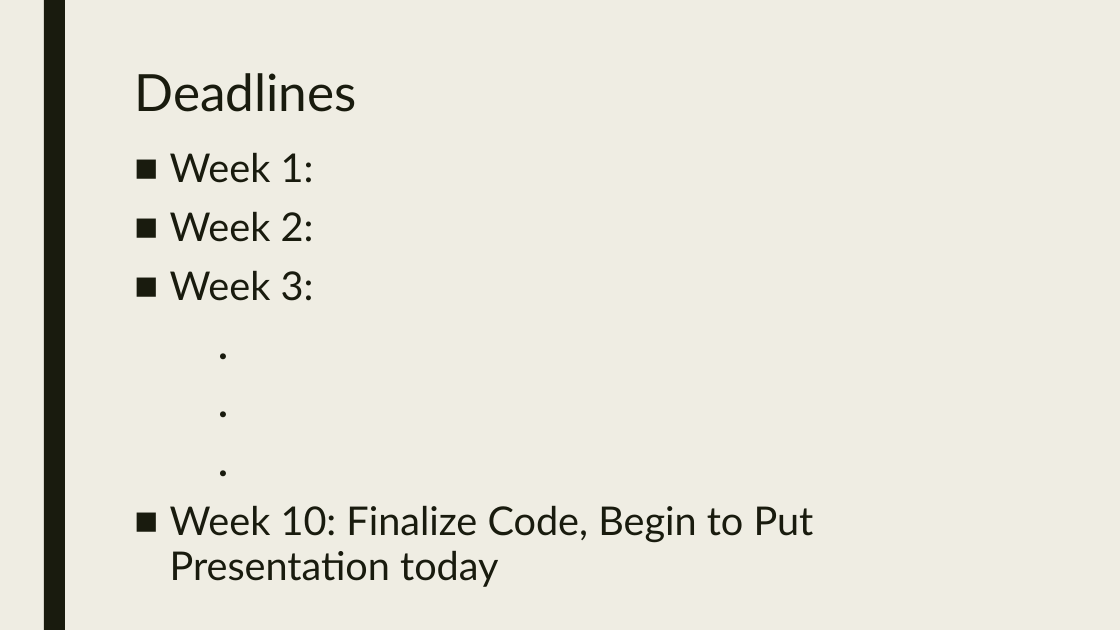
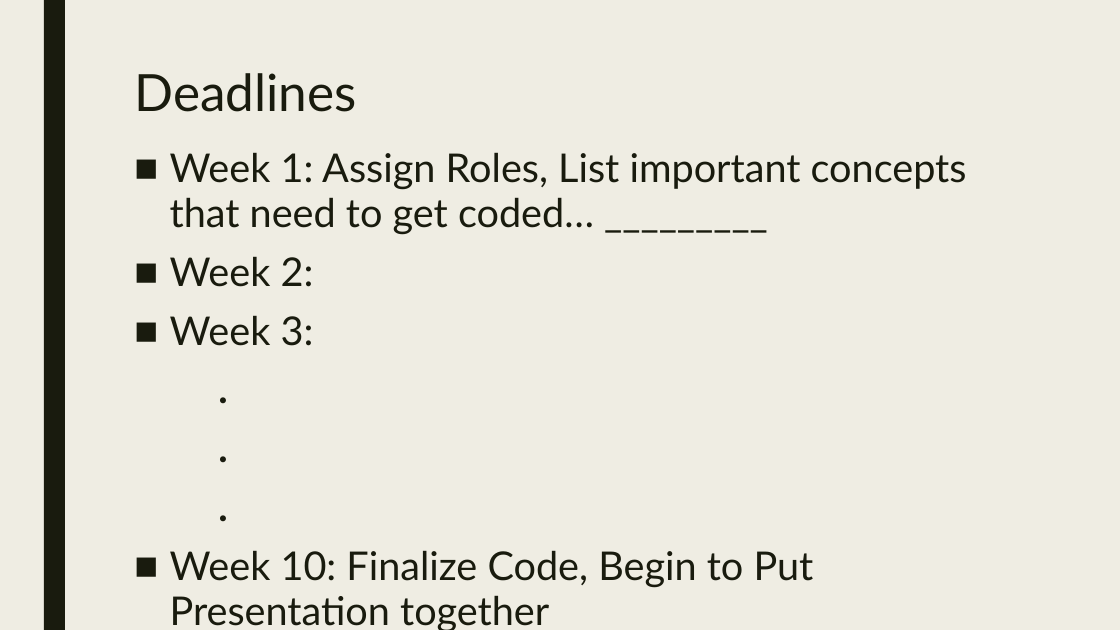
Before and after one commit to codecuddy/math_analysis, a slide deck: slide 6 of 2nd Semester/MathAnalysis_Day_050 Focus on Project Goals.pptx. Drawn at 1120x630 pixels with LibreOffice and Linux fonts; fonts in the diff are those of the drawing. Boxes give left, top, right and bottom in pixels: in the first picture for what was removed or moved away, otherwise in the second. Text is boxed around its words. In the diff, an @@ line names an element or a change of style, - is before the commit and + after.

```diff
--- a/2nd Semester/MathAnalysis_Day_050 Focus on Project Goals.pptx
+++ b/2nd Semester/MathAnalysis_Day_050 Focus on Project Goals.pptx
@@ text at (170,152,967,235): text changed @@
-■ Week 1:
+■ Week 1: Assign Roles, List important concepts that need to get coded… _________
@@ text at (170,550,814,630): text changed @@
-■ Week 10: Finalize Code, Begin to Put Presentation today
+■ Week 10: Finalize Code, Begin to Put Presentation together
```
Also in this commit, not shown: 4 other slides changed, 2 slides added, 2 slides removed, 38 other files.
